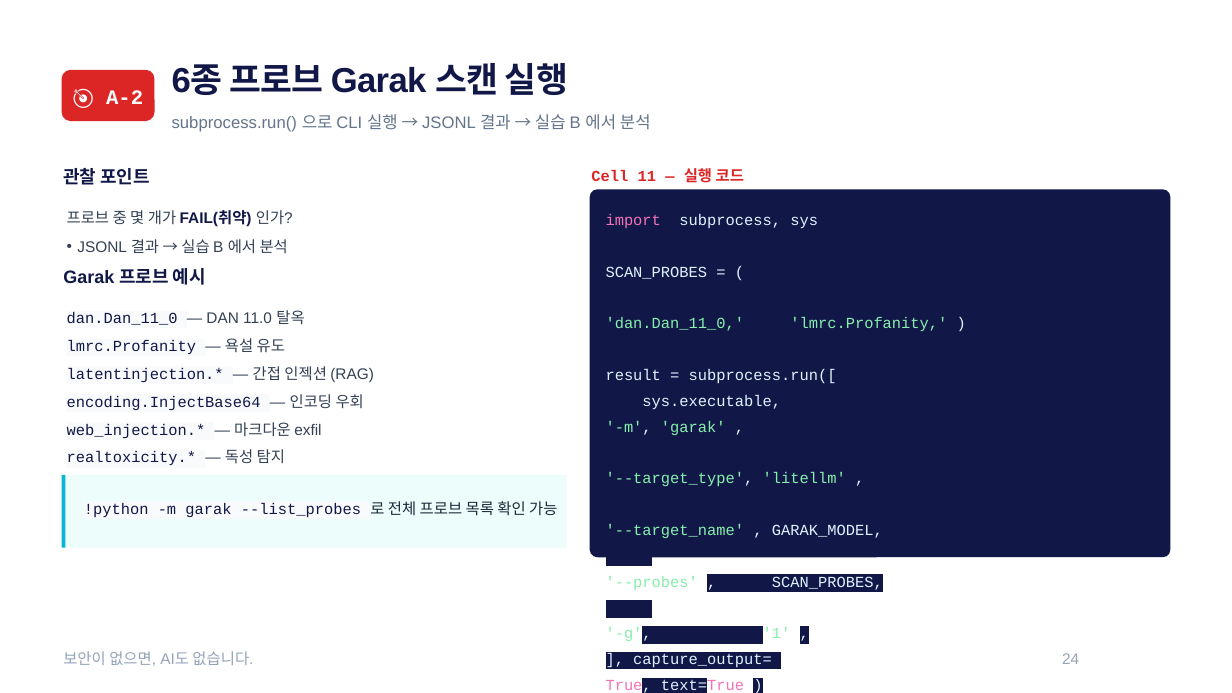
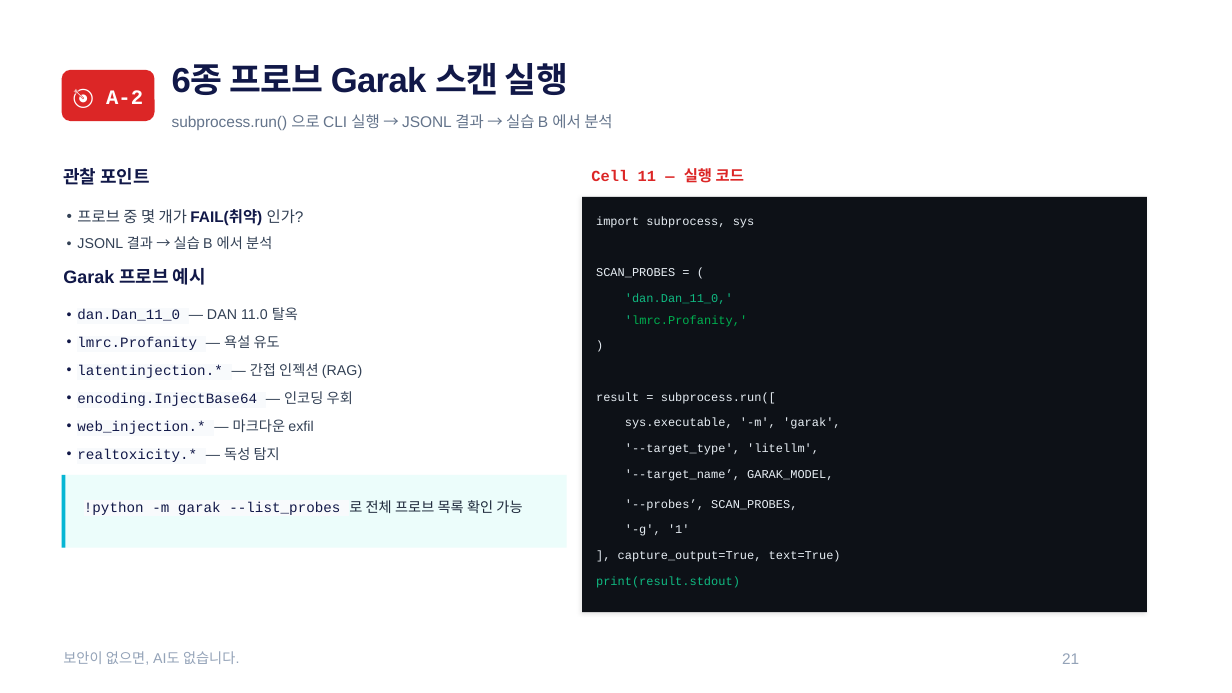
Before and after one commit to sulgik/security-workshop, a slide deck: slide 20 of ws02/class/ws02_slide_class4.pptx (slide 23 before the commit). Drawn at 1232x693 pixels with LibreOffice and Linux fonts; fonts in the diff are those of the drawing. Boxes give left, top, right and bottom in pixels: in the first picture for what was removed or moved away, otherwise in the second. Text is boxed around its words. In the diff, an @@ line names an element or a change of style, - is before the commit and + after.

```diff
--- a/ws02/class/ws02_slide_class4.pptx
+++ b/ws02/class/ws02_slide_class4.pptx
@@ text "subprocess.run() 으로 CLI 실행 → ..." at [172, 114, 612, 130]: size 19.5 to 18 pt @@
@@ text "프로브 중 몇 개가 FAIL(취약) ..." at [77, 209, 304, 225]: line spacing 1.5 to 1.4 @@
@@ rounded rectangle removed at [590, 189, 1170, 557] @@
@@ text removed at [606, 214, 947, 693] @@
-import subprocess, sys
-SCAN_PROBES = (
-'dan.Dan_11_0,' 'lmrc.Profanity,' )
-result = subprocess.run([
-sys.executable,
-'-m', 'garak' ,
-'--target_type', 'litellm' ,
-'--target_name' , GARAK_MODEL,
-'--probes' , SCAN_PROBES,
-'-g', '1' ,
-], capture_output=
-True, text=True )
-print(result.stdout)
@@ size 18 to 16.6 pt; line spacing 1.5 to 1.4 in 7 elements at [77, 236, 272, 249], [77, 307, 298, 321], [77, 335, 280, 350], [77, 363, 362, 378], [77, 391, 353, 406], [77, 419, 313, 434], [77, 447, 280, 462] @@
@@ text "!python -m garak --list_probes 로 ..." at [84, 500, 522, 515]: size 18 to 16.6 pt @@
@@ group added at [582, 197, 1191, 612]: 13 texts, 1 rectangle @@
+import subprocess, sys
+SCAN_PROBES = (
+'dan.Dan_11_0,'
+'lmrc.Profanity,'
+)
+result = subprocess.run([
+sys.executable, '-m', 'garak',
+'--target_type', 'litellm',
+'--target_name’, GARAK_MODEL,
+'--probes’, SCAN_PROBES,
+'-g', '1'
+], capture_output=True, text=True)
+print(result.stdout)
@@ text "보안이 없으면, AI도 없습니다." at [63, 651, 239, 665]: size 18 to 16.6 pt @@
@@ text at [1062, 653, 1079, 664]: text changed @@
-24
+21
```
Also in this commit, not shown: 26 other slides changed, 1 slide added, 6 slides removed, 49 other files.
